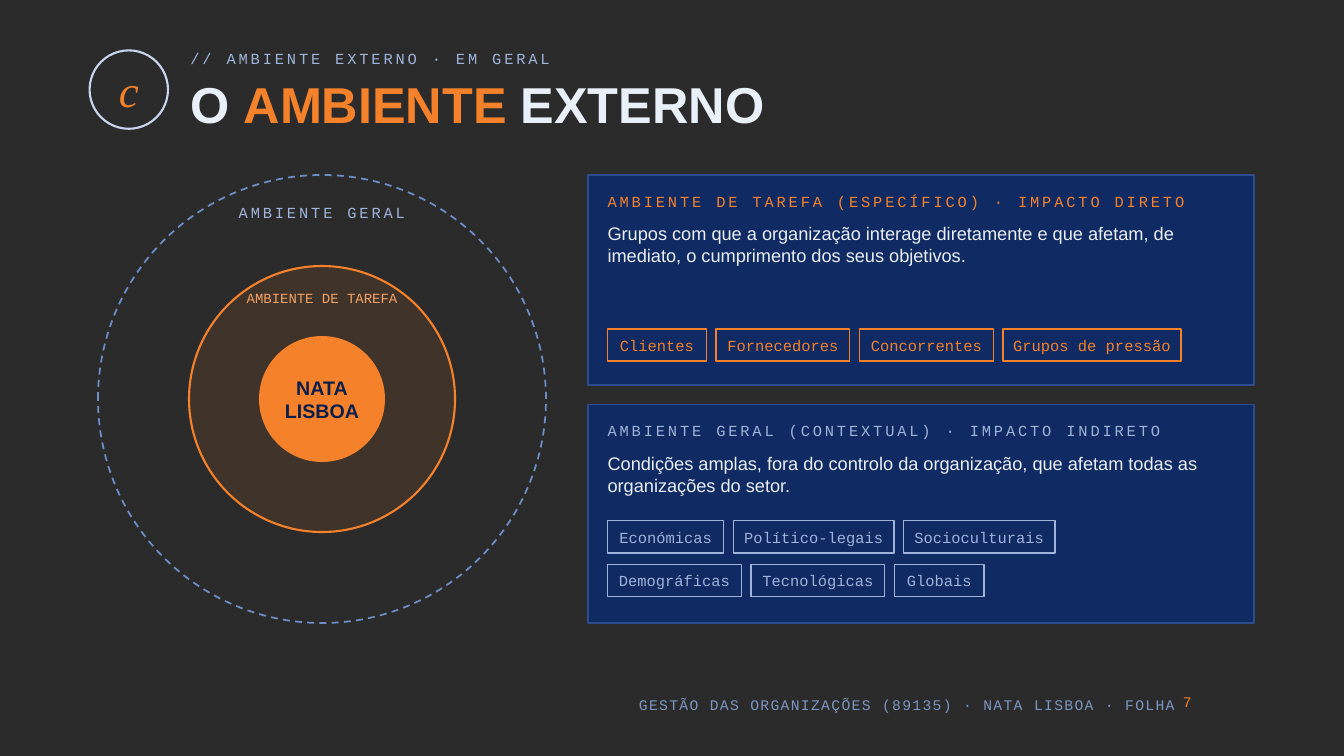
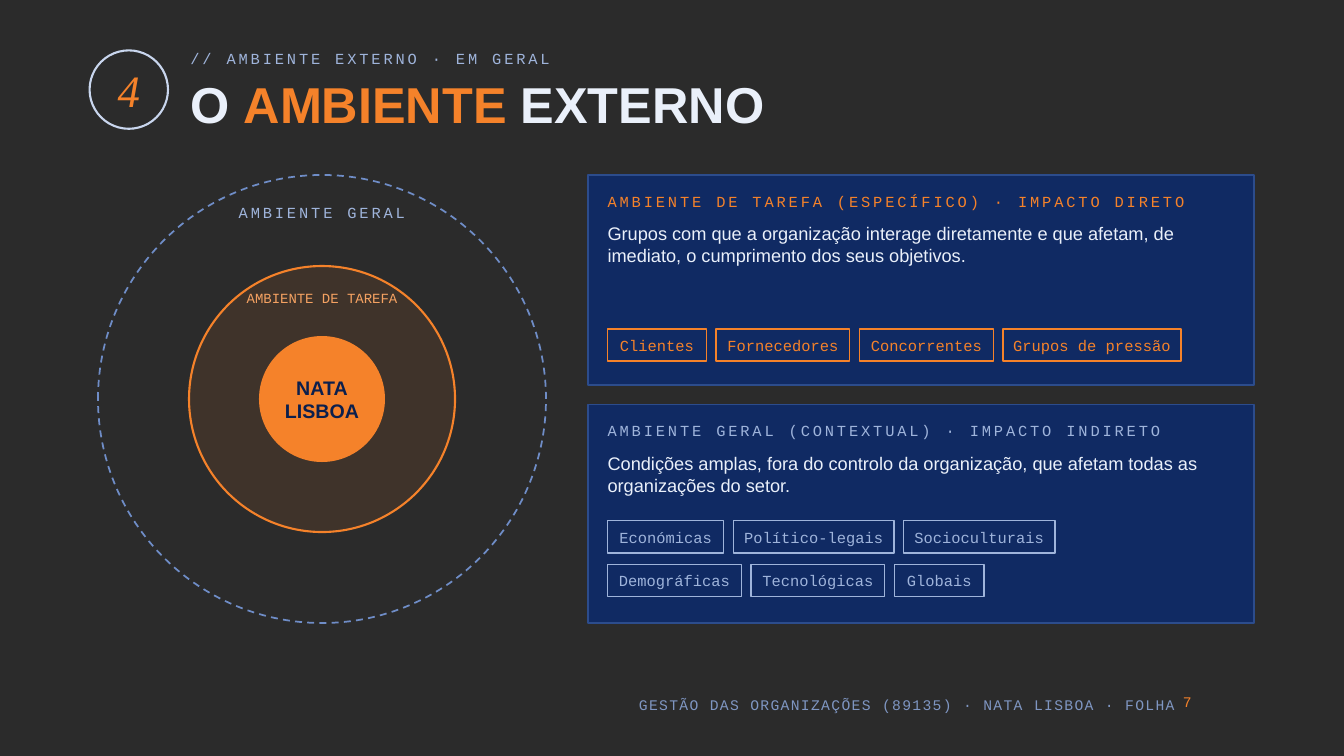
Before and after one commit to kd25gpgdw9-lang/Oceanum, a slide deck: slide 7 of apresentacao-go-89135/Nata_Lisboa_GO_89135.pptx. Drawn at 1344x756 pixels with LibreOffice and Linux fonts; fonts in the diff are those of the drawing; background and template pictures are left out; a plain dark background stands for a picture behind light text. Boxes give left, top, right and bottom in pixels: in the first picture for what was removed or moved away, otherwise in the second. Text is boxed around its words. In the diff, an @@ line names an element or a change of style, - is before the commit and + after.

```diff
--- a/apresentacao-go-89135/Nata_Lisboa_GO_89135.pptx
+++ b/apresentacao-go-89135/Nata_Lisboa_GO_89135.pptx
@@ text at bbox=[118, 77, 140, 107]: text changed @@
-c
+4
```
Also in this commit, not shown: 12 other slides changed, 3 other files.
